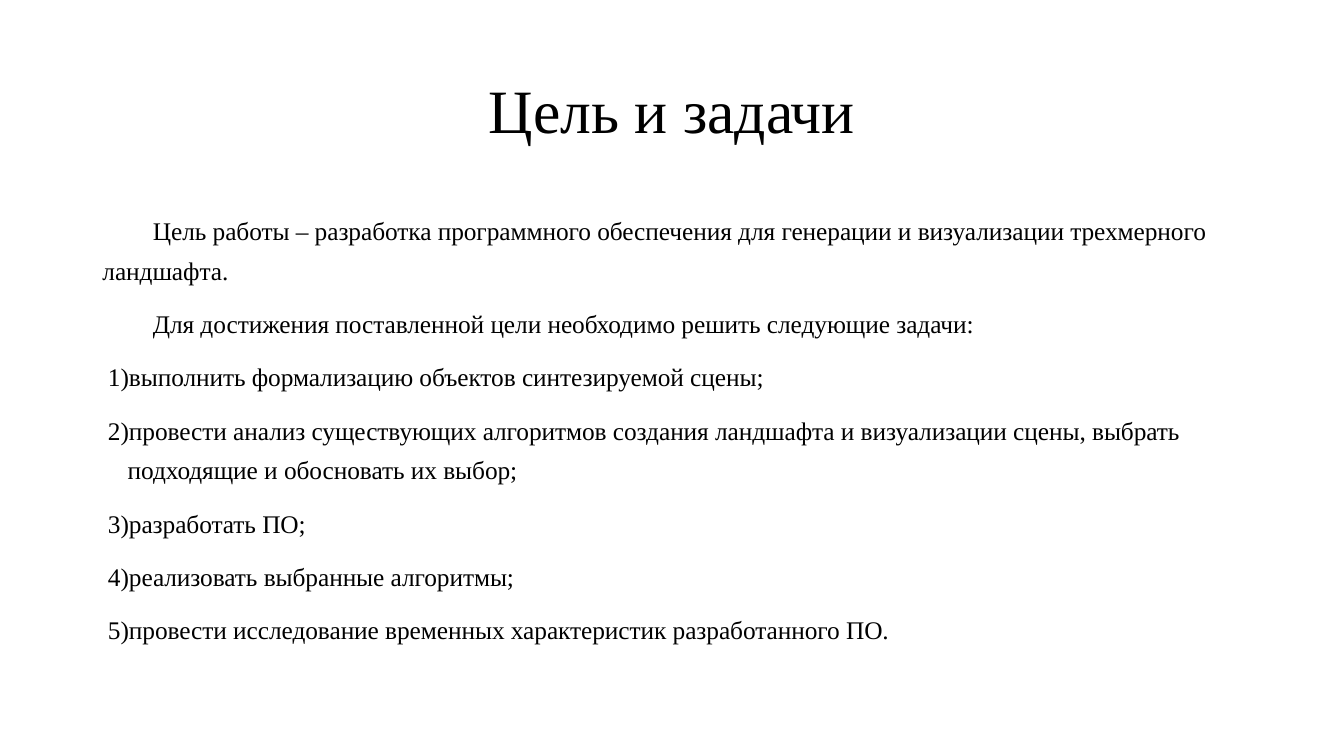
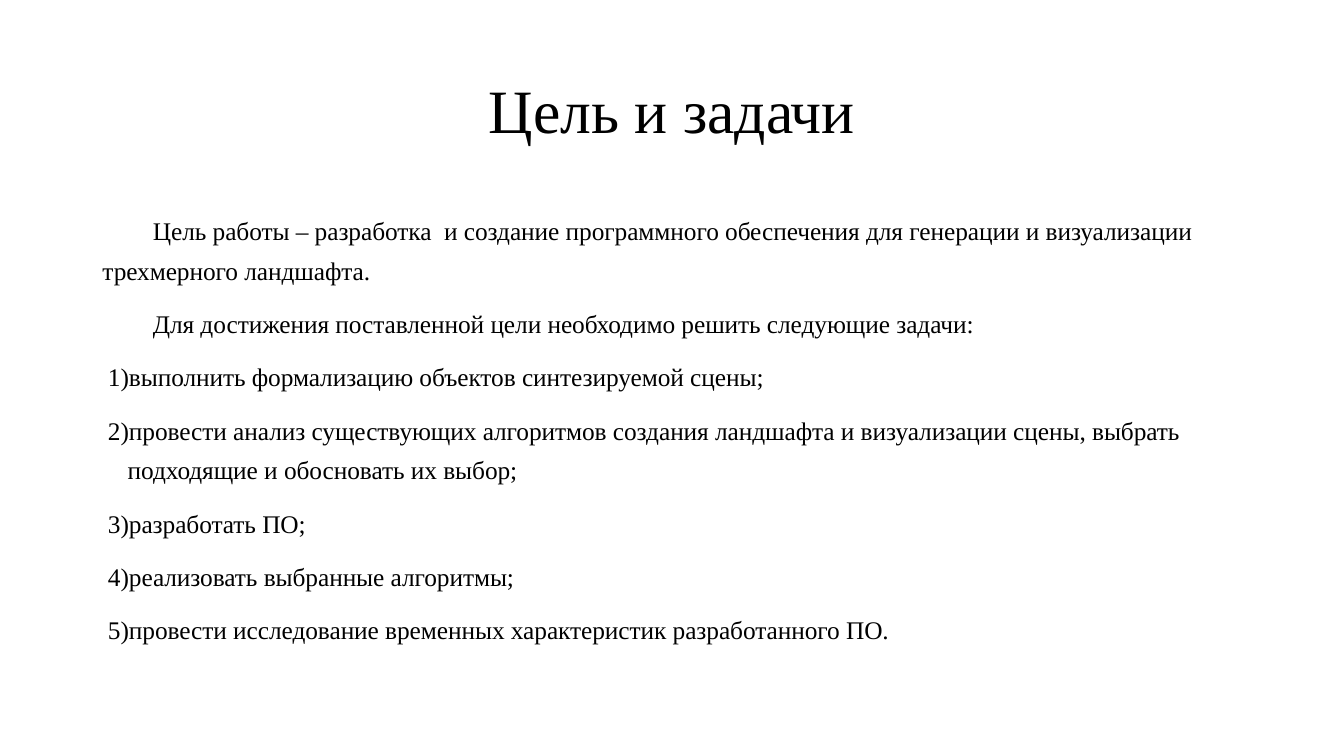
Before and after one commit to nikitalystsev/cg_course, a slide deck: slide 2 of docs/course/presentation/pres.pptx. Drawn at 1344x756 pixels with LibreOffice and Linux fonts; fonts in the diff are those of the drawing. Boxes give left, top, right and bottom in pixels: in the first picture for what was removed or moved away, otherwise in the second. Text is boxed around its words. In the diff, an @@ line names an element or a change of style, - is before the commit and + after.

```diff
--- a/docs/course/presentation/pres.pptx
+++ b/docs/course/presentation/pres.pptx
@@ text at (102, 222, 1192, 285): text changed @@
-Цель работы – разработка программного обеспечения для генерации и визуализации трехмерного ландшафта.
+Цель работы – разработка и создание программного обеспечения для генерации и визуализации трехмерного ландшафта.
```
Also in this commit, not shown: 1 other slide changed, 6 other files.
